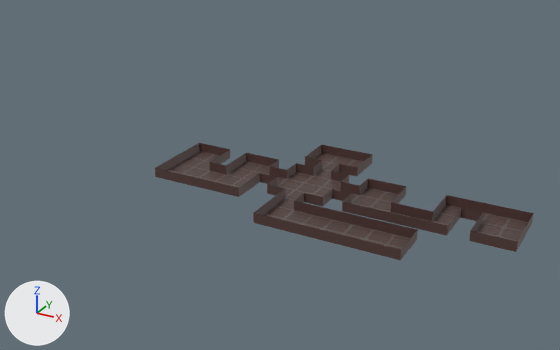
Before and after pictures for a commit that changed the Blender file maps/BlockoutShip/BlockoutShip.blend.
The view is the same before and after, from a camera (50 mm lens) standing at (31.2, -62.6, 32.0) and looking at (-5.2, 3.5, -1.0). The axes (+X, +Y, +Z) are drawn at lower left. The lights are the same throughout. The picture after the commit comes second.

The first picture shows 'TestFloor-col'.
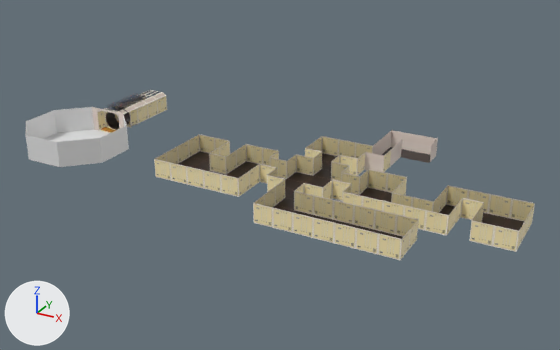
The newer file is also turned or shifted as a whole; pictures and numbers use the older file's frame.

The change, as a diff of the scene's bpy script:
```diff
--- a/maps/BlockoutShip/BlockoutShip.blend.py
+++ b/maps/BlockoutShip/BlockoutShip.blend.py
@@ mat_floor @@
+mat_floor = bpy.data.materials.new('floor')
+# uses the picture img_floortile_01_normal_png
+# uses the picture img_floortile_01_png_001
@@ mat_wall_4by4_1 @@
+mat_wall_4by4_1 = bpy.data.materials.new('wall_4by4_1')
+# uses the picture img_wall_4by4_01_normal_png
+# uses the picture img_wall_4by4_01_png
@@ me_plane @@
-me_plane.from_pydata(...)  # 208 vertices, 161 faces; spans x -15.0..21.0, y -9.0..9.0, z 0.0..1.0
+me_plane.from_pydata(...)  # 226 vertices, 173 faces; spans x -15.0..21.0, y -9.0..14.3, z 0.0..2.0
+# me_plane part 1
+# 1 face is deleted
+# 92 vertices in x -15.0..21.0, y -9.0..9.0, z 1.0 move by (0.0, 0.0, 1.0)
+# 18 vertices are added at x 3.0..8.3, y 7.0..14.3, z 0.0..2.0
+# 5 new faces join them, mat_floor
+# 8 new faces join them, mat_wall_4by4_1
+# me_plane part 2: 69 faces spanning x -15.0..21.0, y -9.0..9.0, z 0.0 switch from mat_material (picture img_floortile_01_png) to mat_floor
+# me_plane part 3: 91 faces spanning x -15.0..21.0, y -9.0..9.0, z 0.0..2.0 switch from mat_material (picture img_floortile_01_png) to mat_wall_4by4_1
@@ ob_cylinder @@
+ob_cylinder = bpy.data.objects.new('Cylinder', me_cylinder)  # 16 vertices, 8 faces; spans x -1.0..1.0, y -1.0..1.0, z -1.34..1.61
+ob_cylinder.location = (-30.0, 0.0, 0.0)
+ob_cylinder.rotation_euler = (0.0, 0.0, -0.393)  # degrees (0, 0, -23)
+ob_cylinder.scale = (6.0, 6.0, 1.0)
@@ ob_plane_002 @@
+ob_plane_002 = bpy.data.objects.new('Plane.002', me_plane_003)  # 16 vertices, 6 faces; spans x -1.0..1.0, y -3.0..3.0, z -0.26..0.0; in mat_wireratsnest (picture img_wire_rats_nest_png)
+ob_plane_002.location = (-30.0, 9.0, 1.78)
+ob_plane_002.rotation_euler = (0.0, 0.0, -3.142)  # degrees (0, 0, -180)
@@ ob_corridor_col @@
+ob_corridor_col = bpy.data.objects.new('Corridor-col', me_plane_001)  # 236 vertices, 157 faces; spans x -2.41..2.41, y -4.59..5.0, z -1.34..1.6; in mat_wall_step_1 (picture img_wall_step_01_png), mat_wall_door (picture img_wall_door_1_png)
+ob_corridor_col.location = (-30.0, 10.02, 0.0)
```

Changed parts and their boxes (x1, y1, x2, y2) in the pictures (560 x 350 px; the box of a moved part takes in the faces that stretch with it):
'TestFloor-col', reshaped (11% taller): before (155, 143, 534, 260); after (154, 130, 535, 260)
'Cylinder', added: after (25, 107, 129, 167)
'Corridor-col', added: after (92, 90, 167, 133)
    faces in mat_wall_4by4_1: (92, 93, 167, 130)
    faces in mat_wall_step_1 (picture img_wall_step_01_png): (97, 90, 166, 133)
    faces in mat_floor: (106, 107, 130, 130)
'Plane.002', added: after (106, 93, 144, 110)
part 1 of me_plane, moved or reshaped: before (155, 143, 534, 260); after (154, 130, 535, 260)
part 2 of me_plane, recoloured: before (166, 151, 528, 250); after (178, 151, 524, 239)
part 3 of me_plane, recoloured (brown to beige): before (155, 143, 534, 260); after (154, 134, 535, 260)
